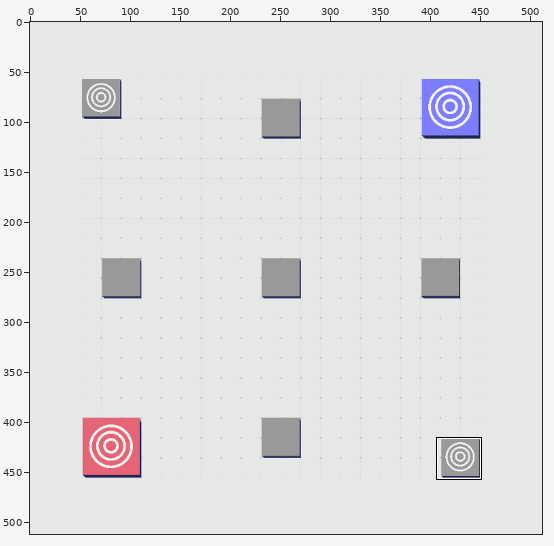
File history of a sprite sheet, Assets/Resources/Sprites/_cross.png. Above: a wide view before the commit, with the close-up outlined.
Close-up. First the earlier version:
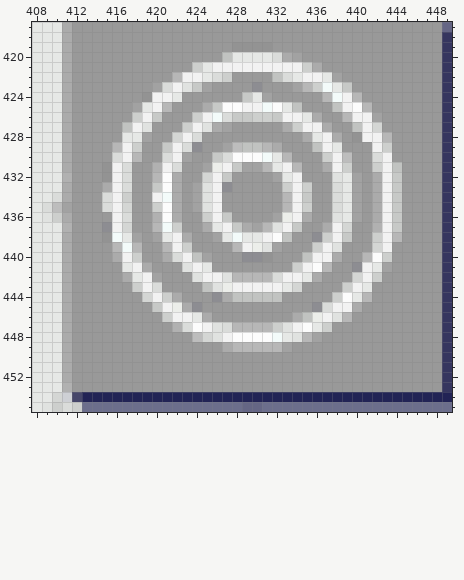
The file is 512x512 pixels. Colours within 5 levels of each other are drawn and written as one. Shown: x 408..449, y 417..455. The commit also changed other parts of the picture, which this record leaves out.
The same view after the edit:
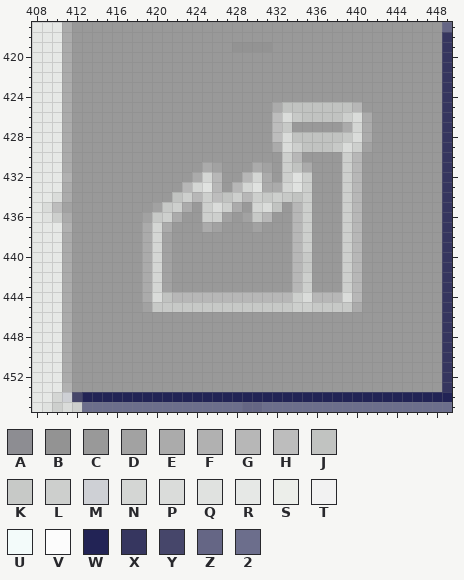
Palette (. is transparent): A #8d8d92  B #939393  C #999999  D #a2a2a2  E #ababab  F #b1b1b1  G #b7b7b7  H #bdbdbd  J #c1c3c1  K #c7c9c7  L #cdcfcd  M #ced0d5  N #d4d6d4  P #dadcda  Q #e0e2e0  R #e6e8e6  S #eceeea  T #f2f2f2  U #f3fbfa  V #fcfcfc  W #222355  X #36365f  Y #46466a  Z #656685  2 #6c6e8c
The edit:
@@ x 408..449 @@
 419 RRRECCCCCCCCCCCCCCCCBBBBCCCCCCCCCCCCCCCCCX
-420 RRRECCCCCCCCCCCCCCCJRRRRPEDCCCCCCCCCCCCCCX
-421 RRRECCCCCCCCCCCCLRTTTTTTTTTLECCCCCCCCCCCCX
-422 RRRECCCCCCCCCCGTTRPLCCCCJPRTTRDCCCCCCCCCCX
-423 RRRECCCCCCCCDPTQKDCCCCACCCDGLURKCCCCCCCCCX
-424 RRRECCCCCCCBTTRCCCCCCKRDCCCCCGUTGCCCCCCCCX
-425 RRRECCCCCCDRTGCCCEKVVTTUVRJCCCJTVGCCCCCCCX
-426 RRRECCCCCCLTKCCCLTUPKKLLKTTRECCGTTDCCCCCCX
-427 RRRECCCCCJTQCCCLTQEDCCCCCELTTECCJTNCCCCCCX
-428 RRRECCCCCRRDCCNTPCCCCCCCCCCERTECBTTGCCCCCX
-429 RRRECCCCGTLCCKTPACCDHJJGECCCJTRCCCTLCCCCCX
-430 RRRECCCCPTGCCPTDCCKPVVVURGCCCLTHCCPTCCCCCX
-431 RRRECCCBTPCCFTPCCDSTKDDGRTGCCETLCCLTJCCCCX
-432 RRRFCCCBTPCCGVECCNTKCCCCDRTCCCQRDCETKCCCCX
-433 RRRECCCETPCCKVECDQTACCCCCLTLCCPRDCETKCCCCX
-434 RRPECCCPTLCCTUECDQTCCCCCCGTKCCPRDCETKCCCCX
-435 RPHDCCCPTNCCLVECDQTCCCCCCGTLCCPRDCETKCCCCX
-436 RQLECCCCTPCCFVECCLTKCCCCDSTECCQRDCETKCCCCX
-437 RRRFCCCATNCCGULCCERTKEDGQTKCCETNCCFTKCCCCX
-438 RRRECCCBURDCDRTECCDRURRTVJCCALTKCCLTGCCCCX
-439 RRRECCCCGUGCCGTLCCCCGTSQDCCCLTQCCCNTCCCCCX
-440 RRRECCCCETLCCEPTJDCCCAABCCCJTTECCGVLCCCCCX
-441 RRRECCCCCRTECCCQTRCCCCCCCCLTVGCCATRDCCCCCX
-442 RRRECCCCCERTDCCCQTTQGGGGPTTRECCCNTLCCCCCCX
-443 RRRECCCCCCLTPCCCCJQSTTTTTRNCCCCLTRCCCCCCCX
-444 RRRECCCCCCCNTLECCCAEJJJJJCCCCCLVRGCCCCCCCX
-445 RRRECCCCCCCCKTSEACCCCCCCCCCCAPTTECCCCCCCCX
-446 RRRECCCCCCCCCLTTRECCCCCCCCEJSTQGCCCCCCCCCX
-447 RRRECCCCCCCCCCFPVTQPGGGGLQTVRLCCCCCCCCCCCX
-448 RRRECCCCCCCCCCCCHNQTVVVVURQGDCCCCCCCCCCCCX
-449 RRRECCCCCCCCCCCCCCCEGGGGGDCCCCCCCCCCCCCCCX
+420 RRRECCCCCCCCCCCCCCCCCCCCCCCCCCCCCCCCCCCCCX
+421 RRRECCCCCCCCCCCCCCCCCCCCCCCCCCCCCCCCCCCCCX
+422 RRRECCCCCCCCCCCCCCCCCCCCCCCCCCCCCCCCCCCCCX
+423 RRRECCCCCCCCCCCCCCCCCCCCCCCCCCCCCCCCCCCCCX
+424 RRRECCCCCCCCCCCCCCCCCCCCCCCCCCCCCCCCCCCCCX
+425 RRRECCCCCCCCCCCCCCCCCCCCEJJJJJJJGCCCCCCCCX
+426 RRRECCCCCCCCCCCCCCCCCCCCHPKJJJJLPECCCCCCCX
+427 RRRECCCCCCCCCCCCCCCCCCCCHKCCCCCENECCCCCCCX
+428 RRRECCCCCCCCCCCCCCCCCCCCHPJJJJJKPECCCCCCCX
+429 RRRECCCCCCCCCCCCCCCCCCCCEPLJJJKPLDCCCCCCCX
+430 RRRECCCCCCCCCCCCCCCCCCCCCLGCCCCLGCCCCCCCCX
+431 RRRECCCCCCCCCCCCCEDCCCEDCLJECCCLGCCCCCCCCX
+432 RRRFCCCCCCCCCCCCENGCCGNECLQLCCCLGCCCCCCCCX
+433 RRRECCCCCCCCCCCGNQGCGNQEENQLCCCLGCCCCCCCCX
+434 RRPECCCCCCCCCCJLGLHJLGLKLKJLCCCLGCCCCCCCCX
+435 RPHDCCCCCCCCDKLECLPLECNPJCGLCCCLGCCCCCCCCX
+436 RQLECCCCCCCDKLECCLLDCDKGCCGLCCCLGCCCCCCCCX
+437 RRRFCCCCCCCENECCCEDCCCDCCCGLCCCLGCCCCCCCCX
+438 RRRECCCCCCCENDCCCCCCCCCCCCGLCCCLGCCCCCCCCX
+439 RRRECCCCCCCENDCCCCCCCCCCCCGLCCCLGCCCCCCCCX
+440 RRRECCCCCCCENDCCCCCCCCCCCCGKCCCLGCCCCCCCCX
+441 RRRECCCCCCCENDCCCCCCCCCCCCGKCCCLGCCCCCCCCX
+442 RRRECCCCCCCENDCCCCCCCCCCCCGLCCCLGCCCCCCCCX
+443 RRRECCCCCCCENDCCCCCCCCCCCCGLCCCLGCCCCCCCCX
+444 RRRECCCCCCCEPJGGGGGGGGGGGGLPGGGPGCCCCCCCCX
+445 RRRECCCCCCCDKKKKKKKKKKKKKKLLKKKKECCCCCCCCX
+446 RRRECCCCCCCCCCCCCCCCCCCCCCCCCCCCCCCCCCCCCX
+447 RRRECCCCCCCCCCCCCCCCCCCCCCCCCCCCCCCCCCCCCX
+448 RRRECCCCCCCCCCCCCCCCCCCCCCCCCCCCCCCCCCCCCX
+449 RRRECCCCCCCCCCCCCCCCCCCCCCCCCCCCCCCCCCCCCX
 450 RRRECCCCCCCCCCCCCCCCCCCCCCCCCCCCCCCCCCCCCX
Pixel boxes of the changes (left, top, right, bottom) in both close-ups:
changed: (102, 52, 402, 352)
